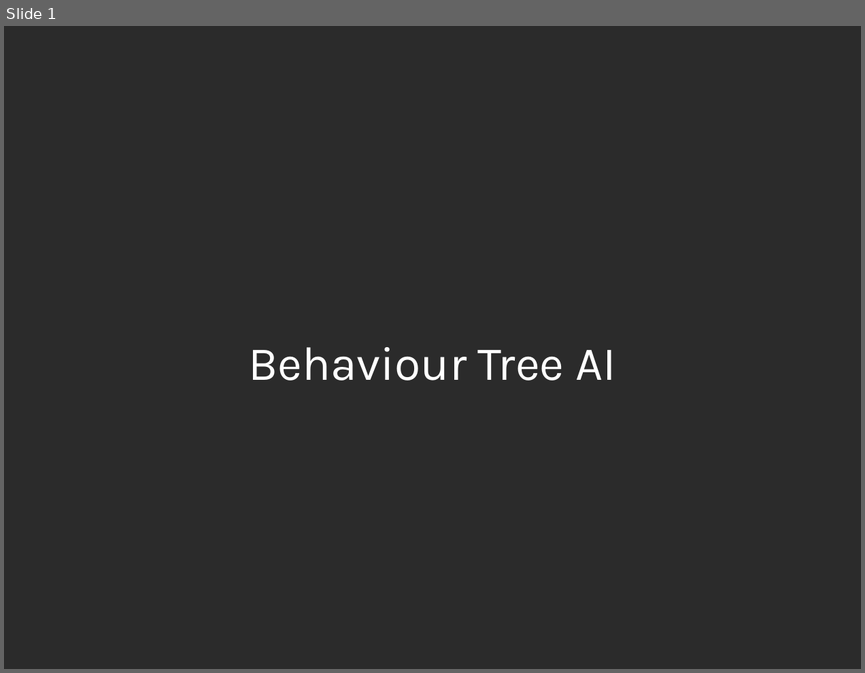
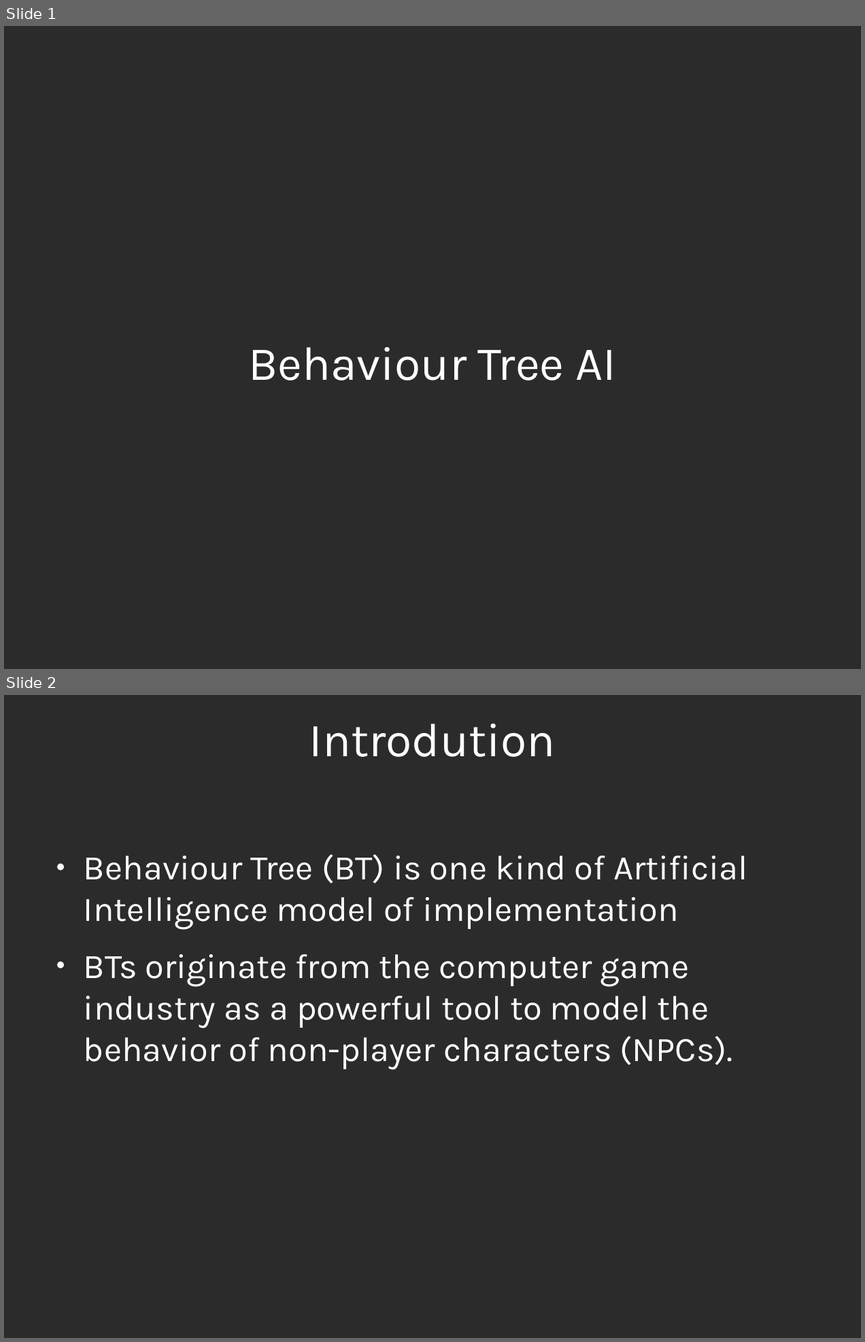
Before and after one commit to expee/AI_BehaviourTreeTest, a slide deck: Docs/BT_Presentation.odp. Shown one above the other, each under a label of ours: slide 1 before the commit, slides 1 and 2 after it. The pictures are 865x673 and 865x1342 pixels, drawn with LibreOffice and Linux fonts; fonts in the diff are those of the drawing; background and template pictures are left out; a plain dark background stands for a picture behind light text. Boxes give left, top, right and bottom in pixels: in the first picture for what was removed or moved away, otherwise in the second. Text is boxed around its words. In the diff, an @@ line names an element or a change of style, - is before the commit and + after.

```diff
--- a/Docs/BT_Presentation.odp
+++ b/Docs/BT_Presentation.odp
@@ slide 2 added at [4,695,861,1338], background picture (left out) @@
@@ title added at [309,724,555,757], 44 pt, text #FFFFFF @@
+Introdution
@@ text added at [84,854,748,1069], 32 pt, text #FFFFFF @@
+● Behaviour Tree (BT) is one kind of Artificial Intelligence model of implementation
+● BTs originate from the computer game industry as a powerful tool to model the behavior of non-player characters (NPCs).
```
Also in this commit, not shown: 3 slides changed, 10 other slides added, 10 slides removed.
